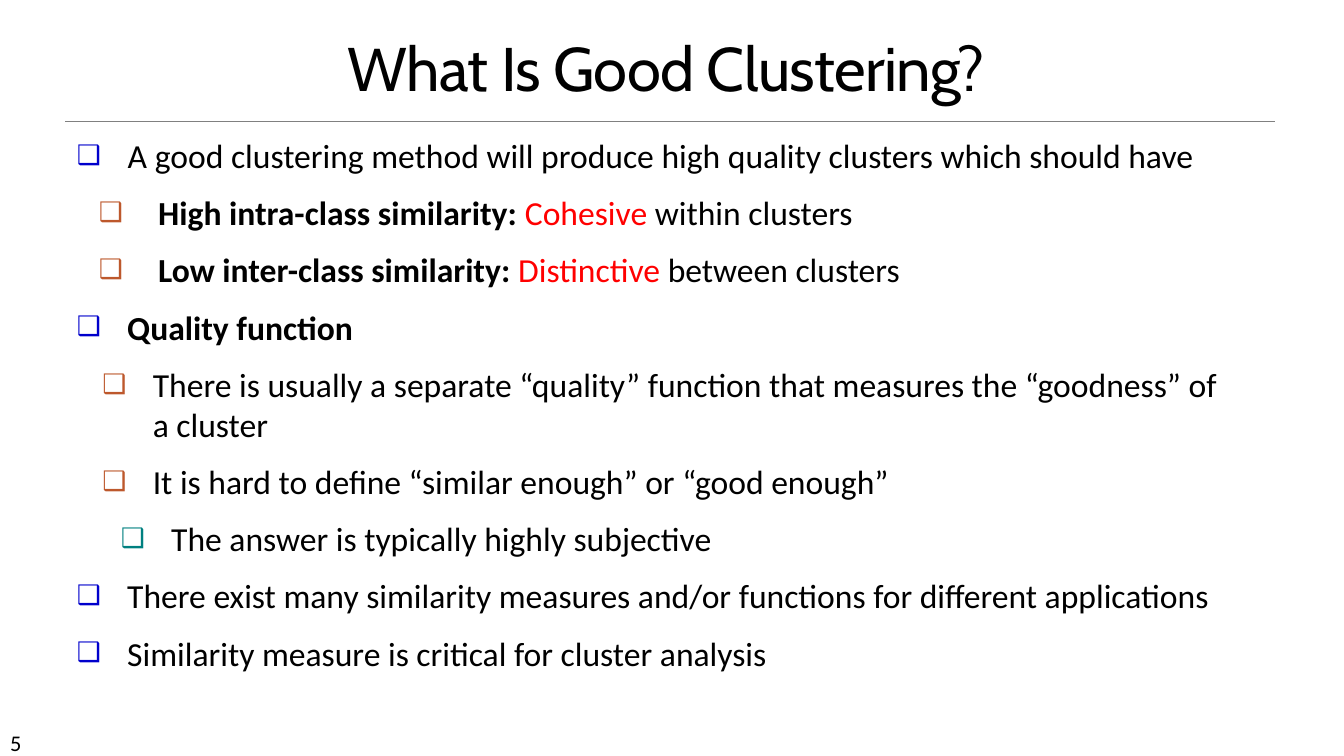
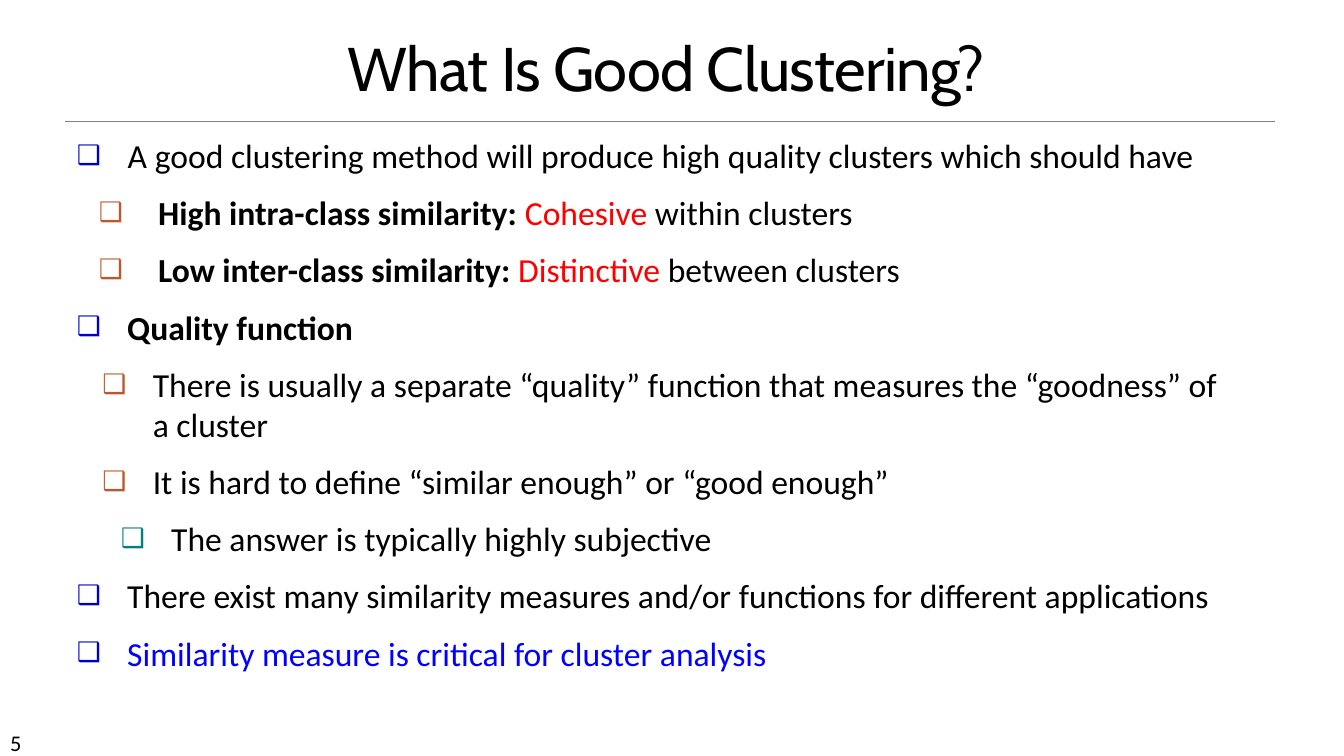
Before and after one commit to chriswjh/chriswjh.github.io, a slide deck: slide 5 of BDA_IFM/10ClusBasic.pptx. Drawn at 1344x756 pixels with LibreOffice and Linux fonts; fonts in the diff are those of the drawing. Boxes give left, top, right and bottom in pixels: in the first picture for what was removed or moved away, otherwise in the second. Text is boxed around its words. In the diff, an @@ line names an element or a change of style, - is before the commit and + after.

```diff
--- a/BDA_IFM/10ClusBasic.pptx
+++ b/BDA_IFM/10ClusBasic.pptx
@@ text at (x1=127, y1=642, x2=766, y2=672): text colour #000000 to #0000FF in "Similarity measure is critical for cluster analysis" @@
```
Also in this commit, not shown: 7 other slides changed.
